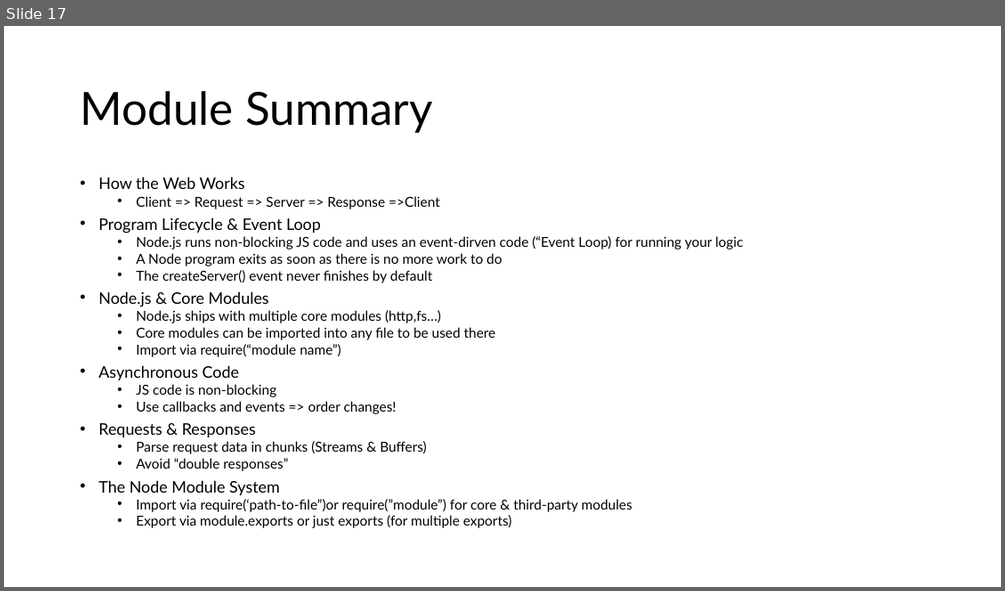
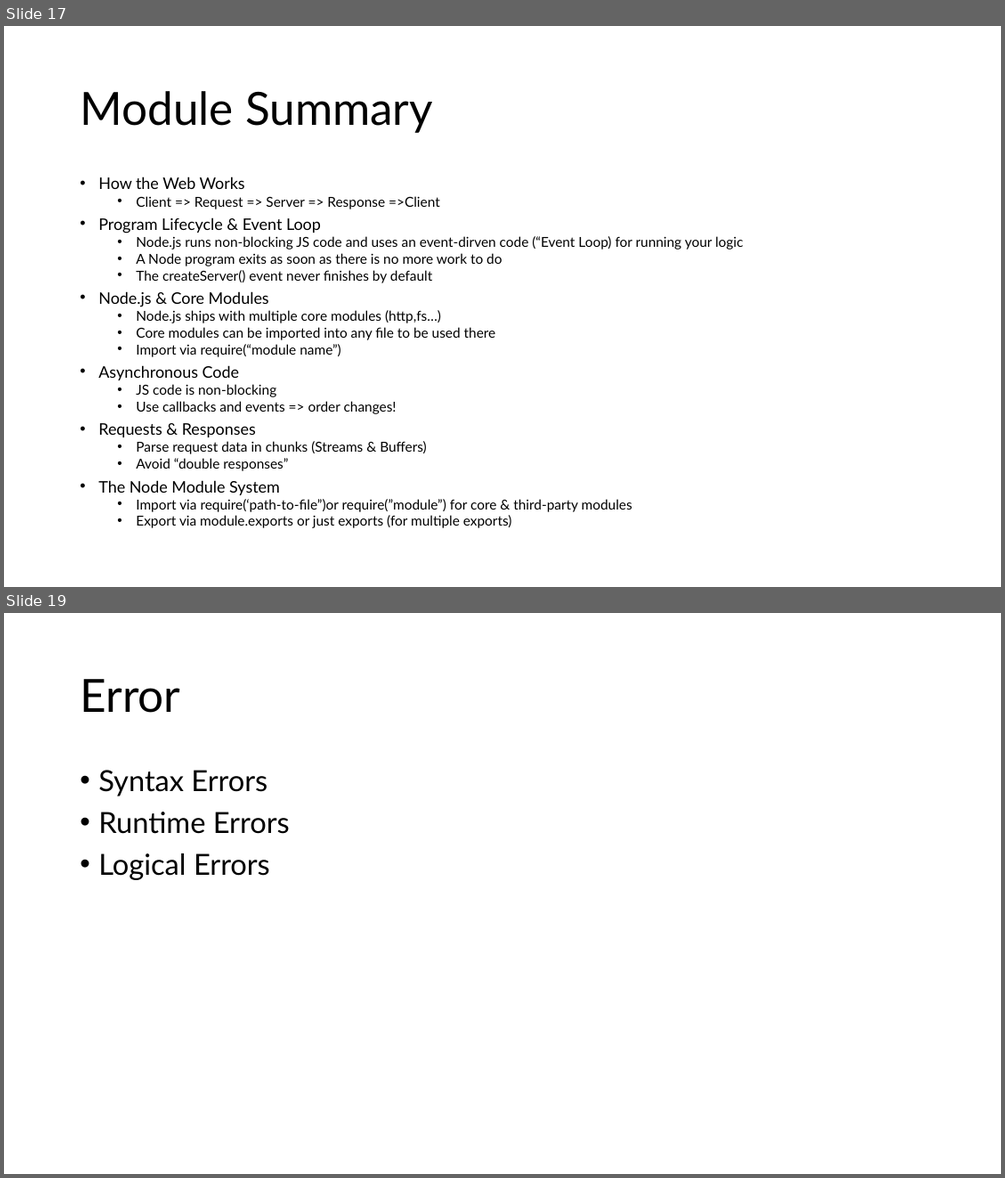
Before and after one commit to PiyushChaturvedii/Batch06, a slide deck: Node/node.pptx. Shown one above the other, each under a label of ours: slide 17 before the commit, slides 17 and 19 after it; the slides between them are not shown. The pictures are 1005x591 and 1005x1178 pixels, drawn with LibreOffice and Linux fonts; fonts in the diff are those of the drawing. Boxes give left, top, right and bottom in pixels: in the first picture for what was removed or moved away, otherwise in the second. Text is boxed around its words. In the diff, an @@ line names an element or a change of style, - is before the commit and + after.

```diff
--- a/Node/node.pptx
+++ b/Node/node.pptx
@@ slide 19 added at (x1=4, y1=613, x2=1001, y2=1174), background #FFFFFF @@
@@ title added at (x1=80, y1=679, x2=180, y2=713), 44 pt, text #000000 @@
+Error
@@ text added at (x1=98, y1=770, x2=290, y2=880), 28 pt, text #000000 @@
+• Syntax Errors
+• Runtime Errors
+• Logical Errors
```
Also in this commit, not shown: 1 slide changed, 1 other slide added, 17 other files.
